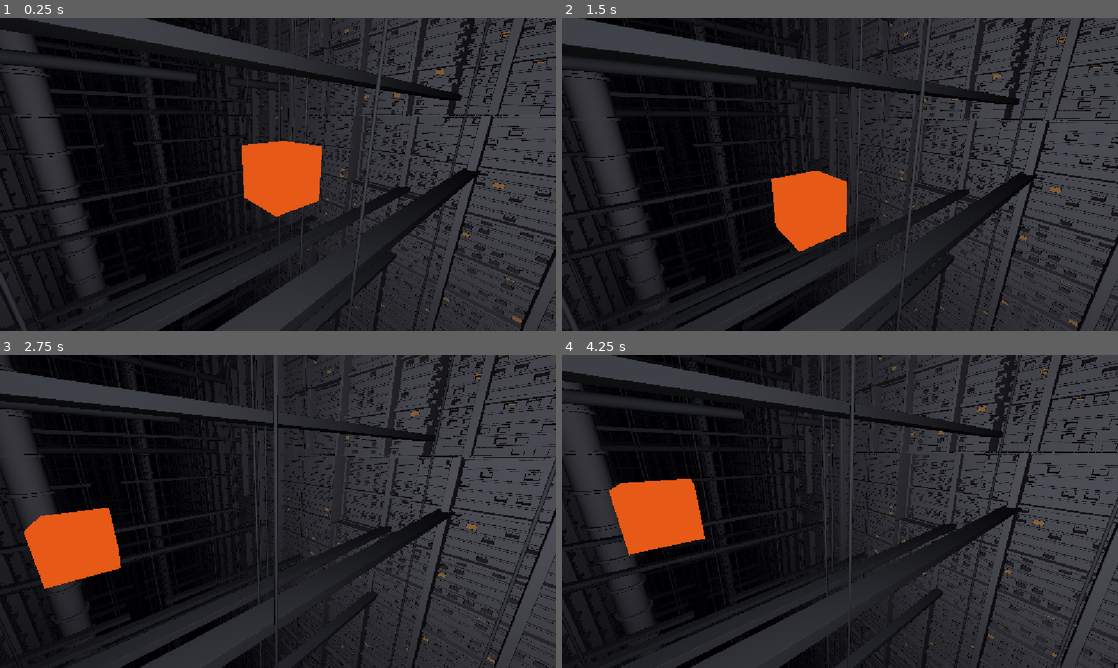
Above: before the commit, frames 1-4 (two rows, left to right).
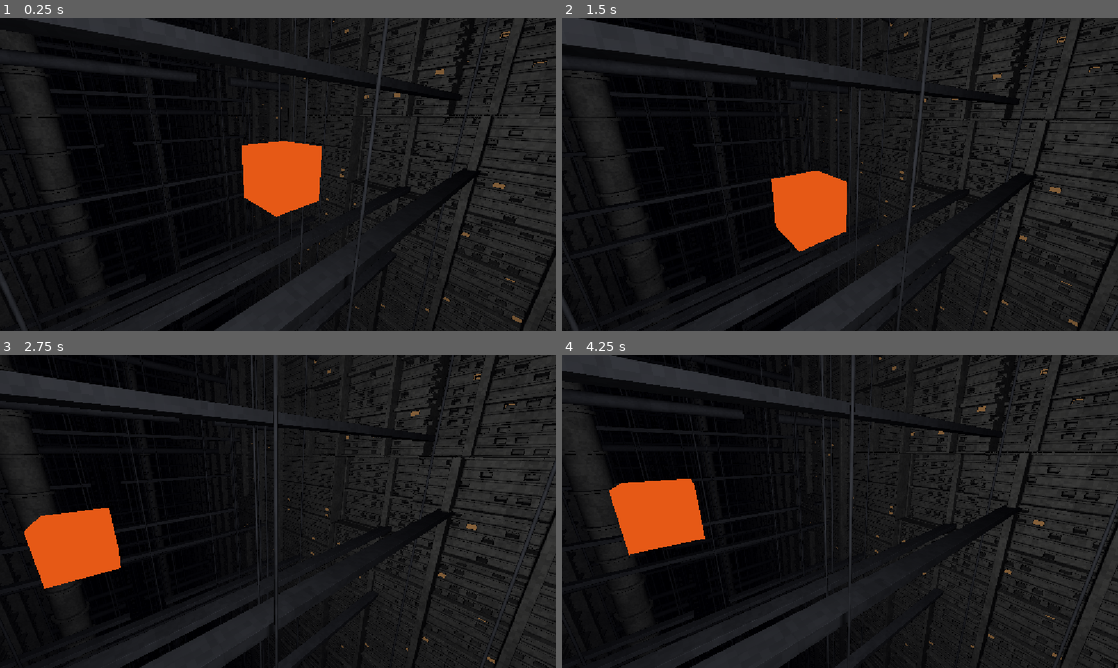
Above: after the commit, the same moments.

Repository: seletz/megastructure
Game: Godot game, scene res://scenes/main.tscn
The game is run twice, just before and just after one commit, with the same random seed, the same clock (stepped at 60 frames per second) and the same inputs.
Inputs (mouse positions are in pixels of both pictures, inside the frame that each line leads up to):
- Up to frame 1 (0.25 s): no input
- Up to frame 2 (1.5 s): tap Enter at 0.5 s; move the mouse to (962, 158) at 0.52 s; hold D 0.53-1.25 s; hold E 0.53-1.25 s; click (962, 158) at 0.67 s; drag from (728, 190) to (812, 237) at 1.27 s
- Up to frame 3 (2.75 s): tap Space at 2 s; move the mouse to (333, 442) at 2.02 s; hold D from 2.03 s (still down); hold Shift from 2.03 s (still down)
- Up to frame 4 (4.25 s): release D at 2.75 s; release Shift at 2.75 s; drag from (812, 574) to (673, 464) at 2.77 s; tap Enter at 3.5 s; move the mouse to (1006, 558) at 3.52 s; hold A from 3.53 s (still down); hold Q from 3.53 s (still down)

The runs differ from the first frame. In frame 1, 24% of the frame differs, in the area x 0-100%, y 0-100%; in frame 2, 25%; in frame 3, 27%; in frame 4, 27%.

Commit message:
feat(shaders): shade hits with grimy albedos and ambient occlusion

Diff:
--- a/shaders/raymarch_world.gdshader
+++ b/shaders/raymarch_world.gdshader
@@ -14,8 +14,6 @@
 // normals across ledges and terrace borders.
 uniform float normal_epsilon = 0.004;
 
-uniform vec3 surface_color : source_color = vec3(0.55, 0.55, 0.6);
-uniform vec3 metal_color : source_color = vec3(0.30, 0.31, 0.34);
 // Temporary emissive tint for lit openings until real lighting lands.
 uniform vec3 lit_color : source_color = vec3(1.0, 0.72, 0.42);
 uniform vec3 fog_color : source_color = vec3(0.02, 0.02, 0.03);
@@ -31,6 +29,8 @@
 	int mat;
 	return map(p, mat);
 }
+
+#include "res://shaders/include/surface.gdshaderinc"
 
 // Tetrahedron-sampled gradient; falls back to facing the ray where it vanishes.
 vec3 calc_normal(vec3 p, float t, vec3 rd) {
@@ -90,8 +90,9 @@
 	if (mat == CHASM_MAT_LIT) {
 		col = lit_color;
 	} else {
-		vec3 albedo = mat == CHASM_MAT_METAL ? metal_color : surface_color;
-		col = albedo * (0.08 + 0.92 * headlight);
+		float occ = surface_ao(p, n);
+		col = surface_albedo(p, mat) * (0.08 + 0.92 * headlight);
+		col *= 0.5 + 0.5 * occ;
 	}
 	col = mix(col, fog_color, 1.0 - exp(-t * fog_density));
 
